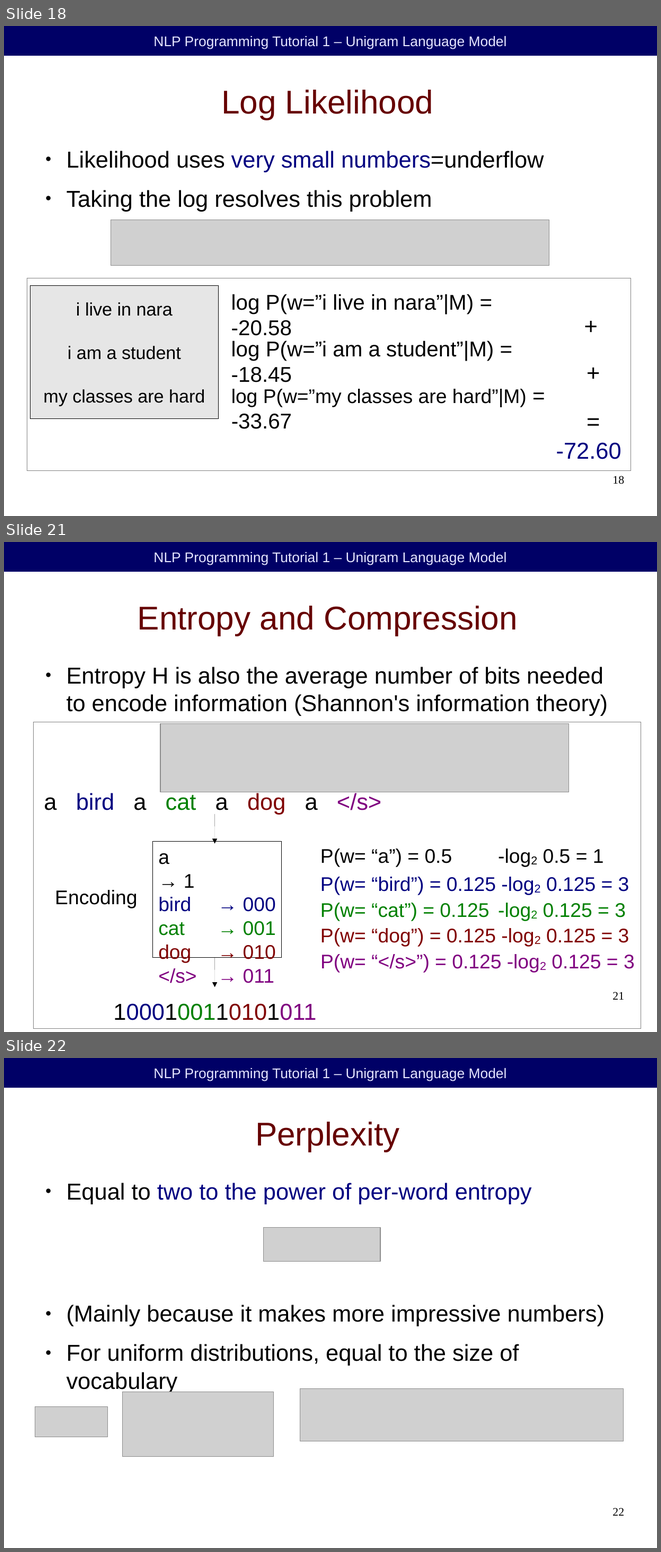
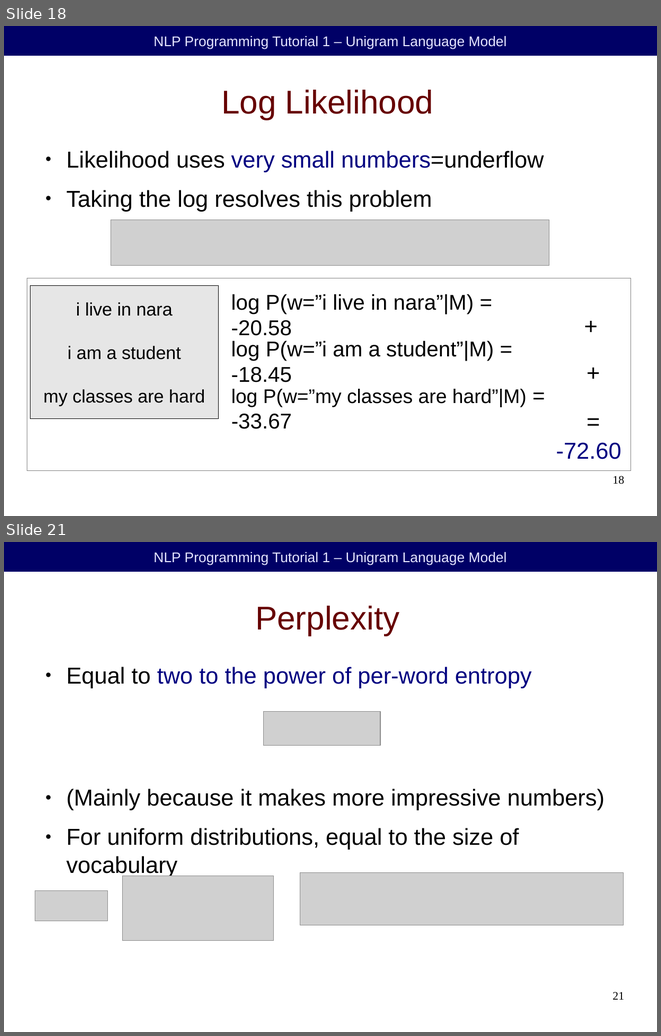
Before and after one commit to duffrind/nlppractice, a slide deck: download/01-unigramlm/nlp-programming-en-01-unigramlm.odp. Shown one above the other, each under a label of ours: slides 18, 21 and 22 before the commit, slides 18 and 21 after it; the slides between them are not shown. The pictures are 661x1552 and 661x1036 pixels, drawn with LibreOffice and Linux fonts; fonts in the diff are those of the drawing; grey boxes stand for pictures; background and template pictures are left out. Boxes give left, top, right and bottom in pixels: in the first picture for what was removed or moved away, otherwise in the second. Text is boxed around its words. In the diff, an @@ line names an element or a change of style, - is before the commit and + after.

Commit message:
Updated slides for number 1

```diff
--- a/download/01-unigramlm/nlp-programming-en-01-unigramlm.odp
+++ b/download/01-unigramlm/nlp-programming-en-01-unigramlm.odp
@@ slide 21 removed at [4, 542, 657, 1032], background #FFFFFF; not listed: 1 template element that a slide beside it also shows @@
@@ title removed at [138, 606, 518, 635] @@
-Entropy and Compression
@@ text removed at [67, 667, 608, 716] @@
-● Entropy H is also the average number of bits needed to encode information (Shannon's information theory)
@@ rectangle removed at [34, 722, 641, 1029] @@
@@ picture removed at [160, 723, 568, 792] @@
@@ text removed at [44, 792, 381, 814] @@
-a bird a cat a dog a </s>
@@ arrow removed from (215, 814) to (215, 844) @@
@@ rectangle removed at [153, 841, 282, 958] @@
-a → 1
-bird → 000
-cat → 001
-dog → 010
-</s> → 011
@@ text removed at [320, 848, 604, 867] @@
-P(w= “a”) = 0.5 -log2 0.5 = 1
@@ text removed at [55, 890, 137, 908] @@
-Encoding
@@ text removed at [320, 876, 629, 895] @@
-P(w= “bird”) = 0.125 -log2 0.125 = 3
@@ text removed at [320, 902, 626, 921] @@
-P(w= “cat”) = 0.125 -log2 0.125 = 3
@@ text removed at [320, 928, 629, 946] @@
-P(w= “dog”) = 0.125 -log2 0.125 = 3
@@ text removed at [320, 954, 635, 972] @@
-P(w= “</s>”) = 0.125 -log2 0.125 = 3
@@ arrow removed from (215, 958) to (215, 987) @@
@@ page number removed at [612, 991, 624, 999] @@
-21
@@ text removed at [113, 1003, 316, 1020] @@
-1000100110101011
@@ what was slide 22 is now slide 21 @@
@@ page number at [612, 991, 624, 999]: text changed @@
-22
+21
```
Also in this commit, not shown: 5 slides changed, 5 other files.
